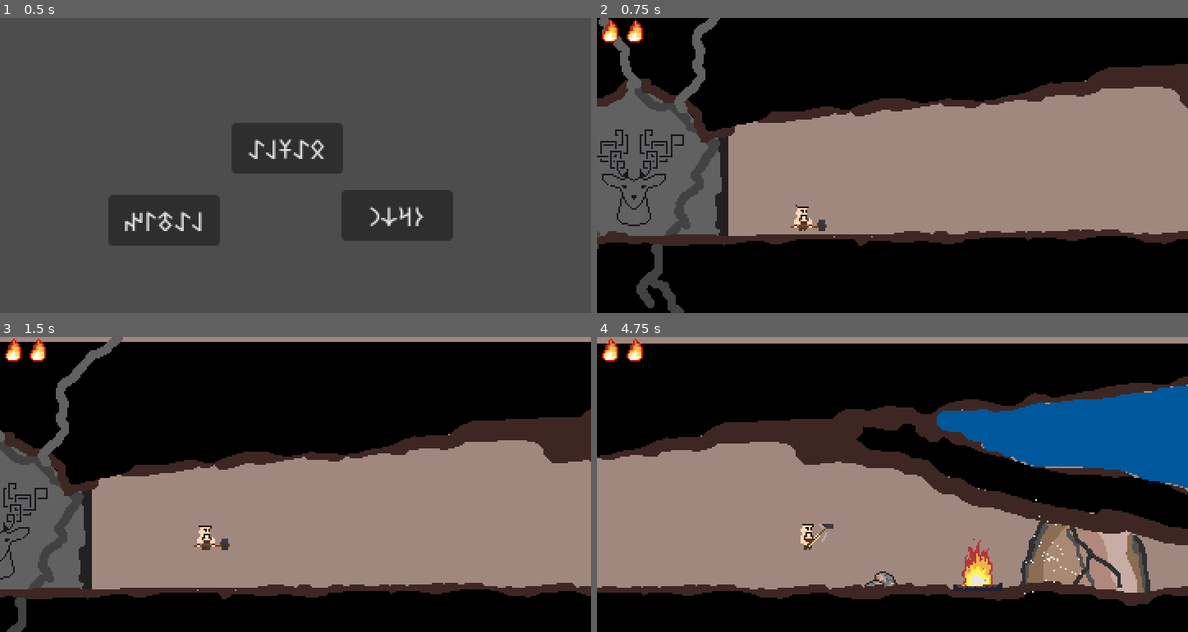
Above: before the commit, frames 1-4 (two rows, left to right).
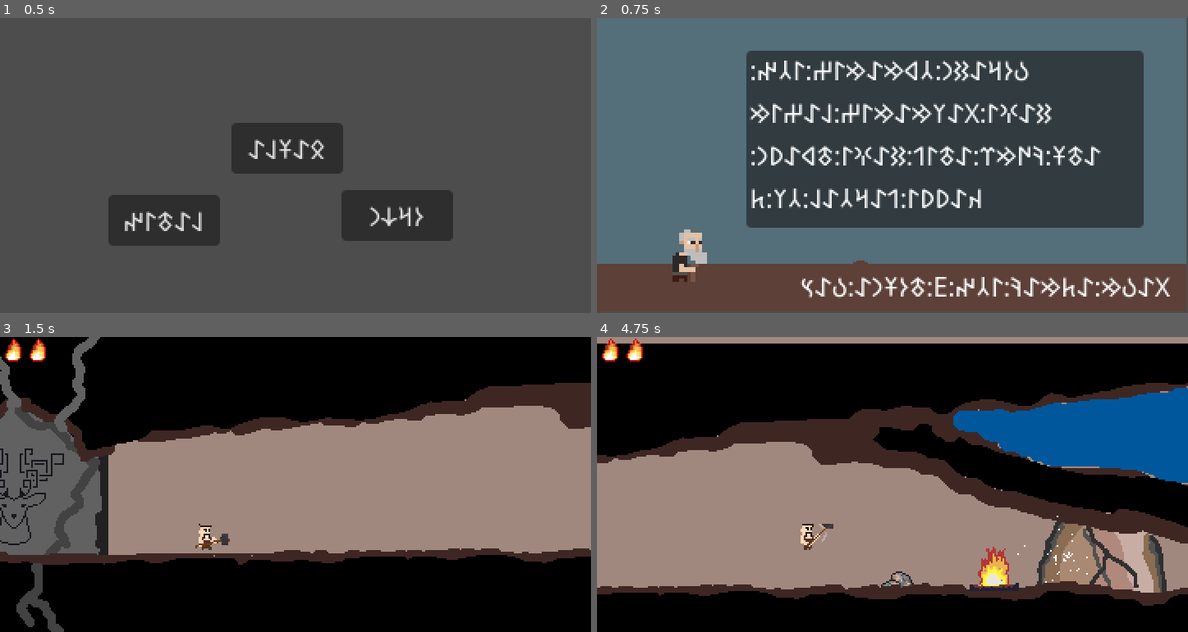
Above: after the commit, the same moments.

Repository: grapdega/deli-demir
Game: Godot game, scene res://sahneler/bolumler/main.tscn
The game is run twice, just before and just after one commit, with the same random seed, the same clock (stepped at 60 frames per second) and the same inputs.
Inputs:
- Up to frame 1 (0.5 s): no input
- Up to frame 2 (0.75 s): click "𐰋𐰀𐱁𐰞𐰀" at 0.5 s
- Up to frame 3 (1.5 s): tap Enter (ui_accept) at 1.25 s; hold Right (ui_right) from 1.28 s (still down); tap E (ui_attack) at 1.35 s
- Up to frame 4 (4.75 s): tap Enter (ui_accept) at 1.52, 2.27, 3.77, 4.52 s; tap E (ui_attack) every 0.75 s from 2.1 to 4.35 s; release Right (ui_right) at 2.78 s; hold Left (ui_left) 2.78-3.53 s; hold Right (ui_right) from 3.53 s (still down)

Frame 1 is identical in both runs. In frame 2, 100% of the frame differs, in the area x 0-100%, y 0-100%; in frame 3, 35%; in frame 4, 11%.

Commit message:
ara level

Diff:
--- /dev/null
+++ b/kaynak/globals.gd
@@ -0,0 +1,6 @@
+extends Node2D
+
+var otk: bool
+
+func _ready() -> void:
+	otk = true
--- /dev/null
+++ b/kaynak/globals.tscn
@@ -0,0 +1,6 @@
+[gd_scene load_steps=2 format=3 uid="uid://d2uftwcgc3qtd"]
+
+[ext_resource type="Script" uid="uid://bid2pv3ei3dbs" path="res://kaynak/globals.gd" id="1_gtw64"]
+
+[node name="Globals" type="Node2D"]
+script = ExtResource("1_gtw64")
--- a/project.godot
+++ b/project.godot
@@ -14,6 +14,10 @@
 run/main_scene="uid://dfn54cmukqgft"
 config/features=PackedStringArray("4.4", "Forward Plus")
 config/icon="res://icon.svg"
+
+[autoload]
+
+Globals="*res://kaynak/globals.tscn"
 
 [display]
 
--- /dev/null
+++ b/sahneler/aralevel/aralevel.gd
@@ -0,0 +1,20 @@
+extends Node2D
+
+@export var nextlevel = ""
+
+func _ready() -> void:
+	if Globals.otk:
+		$Panel/Label.text = \
+		"𐰉𐰆𐰺𐰀𐰑𐰣:𐰲𐰶𐰢𐰀𐰢𐰃𐰔:𐰃𐰲𐰤: 𐰑𐰀𐰍𐰃:𐰓𐰀𐰠𐰢𐰀𐰢𐰃𐰔:𐰞𐰀𐰔𐰃𐰢 " +\
+		"𐰀𐱃𐱁:𐰚𐰇𐰢𐰼:𐰀𐱃𐰃𐰯:𐰑𐰀𐰍𐰃:𐱃𐰶𐰀𐰖𐰣: 𐰴𐰀𐰖𐰖𐰃:𐰯𐰀𐰺𐰲𐰀𐰞:𐰲𐰠:𐱅"
+
+		$devam.text = "𐰓𐰀𐰉𐰢:𐰀𐱅𐰢𐰀𐰚:𐰃𐰲𐰤:E:𐱃𐰆𐱁𐰣𐰀:𐰉𐰀𐰽"
+	else:
+		$Panel/Label.text =  \
+		"Buradan çıkmamız için dağı delmemiz lazım." +\
+		"Ateşe kömür atıp dağı tıkayan kayayı parçala. Acele et!"
+		$devam.text = "Devam etmek için E tuşuna bas"
+
+func _process(delta: float) -> void:
+	if Input.is_action_just_pressed("ui_attack"):
+		get_tree().change_scene_to_file(nextlevel)
--- /dev/null
+++ b/sahneler/aralevel/kağnı.gd
@@ -0,0 +1,20 @@
+extends Node2D
+
+@export var nextlevel = ""
+
+func _ready() -> void:
+	if Globals.otk:
+		$Panel/Label.text = \
+		"𐰉𐰀𐰓𐰃𐰘𐰀:𐰆𐰞𐰀𐱁𐰣:𐰴𐰀𐰑𐰺: 𐰴𐰀𐰍𐰣𐰃𐰖:𐰸𐰆𐰺𐰢𐰀𐰣:𐰏𐰀𐰼𐰚 " +\
+		"𐰏𐰀𐰠𐰤:𐰓𐰇𐱁𐰢𐰀𐰣𐰞𐰀𐰺:𐰴𐰀𐰺𐱁𐰃: 𐰆𐰖𐰀𐰺𐰶:𐰆𐰞"
+
+		$devam.text = "𐰓𐰀𐰉𐰢:𐰀𐱅𐰢𐰀𐰚:𐰃𐰲𐰤:E:𐱃𐰆𐱁𐰣𐰀:𐰉𐰀𐰽"
+	else:
+		$Panel/Label.text =  \
+		"Vadiye ulaşana kadar kağnıyı koruman gerek" + \
+		"Gelen düşmanlara karşı Uyarık ol"
+		$devam.text = "Devam etmek için E tuşuna bas"
+
+func _process(delta: float) -> void:
+	if Input.is_action_just_pressed("ui_attack"):
+		get_tree().change_scene_to_file(nextlevel)
--- /dev/null
+++ b/sahneler/aralevel/kağnı.tscn
@@ -0,0 +1,40 @@
+[gd_scene load_steps=4 format=3 uid="uid://b1f8vs0ce8go0"]
+
+[ext_resource type="Script" uid="uid://cjq7s6f7prho5" path="res://sahneler/aralevel/kağnı.gd" id="1_ee1a4"]
+[ext_resource type="Texture2D" uid="uid://b6k5hflytaulp" path="res://kaynak/resim/paralax/paralax-bg.png" id="2_k06bo"]
+[ext_resource type="Texture2D" uid="uid://cbef48ml7ikj0" path="res://kaynak/resim/dedem.png" id="3_uaa0f"]
+
+[node name="Main" type="Node2D"]
+script = ExtResource("1_ee1a4")
+nextlevel = "res://sahneler/bolumler/bolum2.tscn"
+
+[node name="Paralax-bg" type="Sprite2D" parent="."]
+position = Vector2(179, 89)
+texture = ExtResource("2_k06bo")
+
+[node name="Dedem" type="Sprite2D" parent="Paralax-bg"]
+position = Vector2(-124, 54)
+scale = Vector2(2.3125, 2.3125)
+texture = ExtResource("3_uaa0f")
+
+[node name="Panel" type="Panel" parent="."]
+offset_left = 91.0
+offset_top = 20.0
+offset_right = 333.0
+offset_bottom = 128.0
+
+[node name="Label" type="Label" parent="Panel"]
+layout_mode = 0
+offset_left = 2.0
+offset_right = 240.0
+offset_bottom = 105.0
+text = "Vadiye ulaşana kadar kağnıyı koruman gerek
+Gelen düşmanlara karşı Uyarık ol"
+autowrap_mode = 2
+
+[node name="devam" type="Label" parent="."]
+offset_left = 124.0
+offset_top = 152.0
+offset_right = 358.0
+offset_bottom = 175.0
+text = "Devam etmek için E tuşuna bas"
--- /dev/null
+++ b/sahneler/aralevel/main.tscn
@@ -0,0 +1,40 @@
+[gd_scene load_steps=4 format=3 uid="uid://bbjn6vlqnvr2a"]
+
+[ext_resource type="Script" uid="uid://dbdty3th3bv3s" path="res://sahneler/aralevel/aralevel.gd" id="1_a1frp"]
+[ext_resource type="Texture2D" uid="uid://cbef48ml7ikj0" path="res://kaynak/resim/dedem.png" id="2_aitf8"]
+[ext_resource type="Texture2D" uid="uid://b6k5hflytaulp" path="res://kaynak/resim/paralax/paralax-bg.png" id="2_k34dp"]
+
+[node name="Main" type="Node2D"]
+script = ExtResource("1_a1frp")
+nextlevel = "res://sahneler/bolumler/bolum1.tscn"
+
+[node name="Paralax-bg" type="Sprite2D" parent="."]
+position = Vector2(179, 89)
+texture = ExtResource("2_k34dp")
+
+[node name="Dedem" type="Sprite2D" parent="Paralax-bg"]
+position = Vector2(-124, 54)
+scale = Vector2(2.3125, 2.3125)
+texture = ExtResource("2_aitf8")
+
+[node name="Panel" type="Panel" parent="."]
+offset_left = 91.0
+offset_top = 20.0
+offset_right = 333.0
+offset_bottom = 128.0
+
+[node name="Label" type="Label" parent="Panel"]
+layout_mode = 0
+offset_left = 2.0
+offset_right = 240.0
+offset_bottom = 105.0
+text = "Buradan çıkmamız için dağı delmemiz lazım.
+Ateşe kömür atıp dağı tıkayan kayayı parçala. Acele et!"
+autowrap_mode = 2
+
+[node name="devam" type="Label" parent="."]
+offset_left = 124.0
+offset_top = 152.0
+offset_right = 358.0
+offset_bottom = 175.0
+text = "Devam etmek için E tuşuna bas"
--- a/sahneler/bolumler/bolum2.tscn
+++ b/sahneler/bolumler/bolum2.tscn
@@ -10,6 +10,7 @@
 [ext_resource type="PackedScene" uid="uid://c5e1dwdc82vip" path="res://sahneler/karakter/kagni.tscn" id="7_li4hg"]
 [ext_resource type="Texture2D" uid="uid://hynb5nyqnayd" path="res://kaynak/resim/paralax/paralax-gokyuzu.png" id="8_ckjfr"]
 [ext_resource type="Texture2D" uid="uid://c3kkilyru181g" path="res://kaynak/resim/cimen.png" id="9_cq652"]
+[ext_resource type="PackedScene" uid="uid://l4ya4nar8y0m" path="res://sahneler/karakter/tabela.tscn" id="11_svr6w"]
 
 [sub_resource type="RectangleShape2D" id="RectangleShape2D_r1yuk"]
 size = Vector2(369, 20)
@@ -91,3 +92,5 @@
 
 [node name="kağnı" parent="." instance=ExtResource("7_li4hg")]
 position = Vector2(184, 119)
+
+[node name="tabela" parent="." instance=ExtResource("11_svr6w")]
--- a/sahneler/bolumler/bolum_1.gd
+++ b/sahneler/bolumler/bolum_1.gd
@@ -69,6 +69,5 @@
 		fire = 100
 
 
-
 func _on_sonrakibolum_body_entered(body: Node2D) -> void:
-	get_tree().change_scene_to_file("res://sahneler/bolumler/bolum2.tscn") # Replace with function body.
+	get_tree().change_scene_to_file("res://sahneler/aralevel/kağnı.tscn") # Replace with function body.
--- a/sahneler/bolumler/bolum_2.gd
+++ b/sahneler/bolumler/bolum_2.gd
@@ -1,7 +1,16 @@
 extends Node2D
 
 var wave_timeout = 0
-var level_long = 2500
+var level_long = 1000
+
+func _ready() -> void:
+
+	$tabela.global_position.x = level_long - 100
+	$tabela.global_position.y = $"kağnı".global_position.y
+	if Globals.otk:
+		$tabela/Label.text = "𐰀𐰴𐰽𐰀𐰺𐰖"
+	else:
+		$tabela/Label.text = "Aksaray"
 
 func _process(delta: float) -> void:
 	$zemin.global_position.x = $Oyuncu.global_position.x
--- a/sahneler/bolumler/main.gd
+++ b/sahneler/bolumler/main.gd
@@ -1,6 +1,7 @@
 extends Node2D
 
 func _ready() -> void:
+	Globals.otk = true
 	_translate_otk()
 
 func _translate_otk():
@@ -18,12 +19,14 @@
 
 
 func _on_basla_pressed() -> void:
-	get_tree().change_scene_to_file("res://sahneler/bolumler/bolum1.tscn") # Replace with function body.
+	get_tree().change_scene_to_file("res://sahneler/aralevel/main.tscn") # Replace with function body.
 
 
 func _on_latin_pressed() -> void:
 	_translate_latin()
+	Globals.otk = false
 
 
 func _on_orkun_pressed() -> void:
 	_translate_otk()
+	Globals.otk = true
--- /dev/null
+++ b/sahneler/karakter/tabela.tscn
@@ -0,0 +1,16 @@
+[gd_scene load_steps=2 format=3 uid="uid://l4ya4nar8y0m"]
+
+[ext_resource type="Texture2D" uid="uid://huj8q8xw53q3" path="res://kaynak/resim/tabela.png" id="1_00ids"]
+
+[node name="tabela" type="Node2D"]
+
+[node name="Sprite2D" type="Sprite2D" parent="."]
+texture = ExtResource("1_00ids")
+
+[node name="Label" type="Label" parent="."]
+offset_left = -18.0
+offset_top = -14.0
+offset_right = 15.0
+offset_bottom = -1.0
+theme_override_font_sizes/font_size = 9
+text = "Aksaray"
Not shown, added: kaynak/globals.gd.uid
Binary file added: kaynak/resim/tabela.png
Not shown, added: kaynak/resim/tabela.png.import
Not shown, added: sahneler/aralevel/aralevel.gd.uid
Not shown, added: sahneler/aralevel/kağnı.gd.uid
Not shown: 1 places in sahneler/bolumler/bolum2.tscn that only renumber resources
